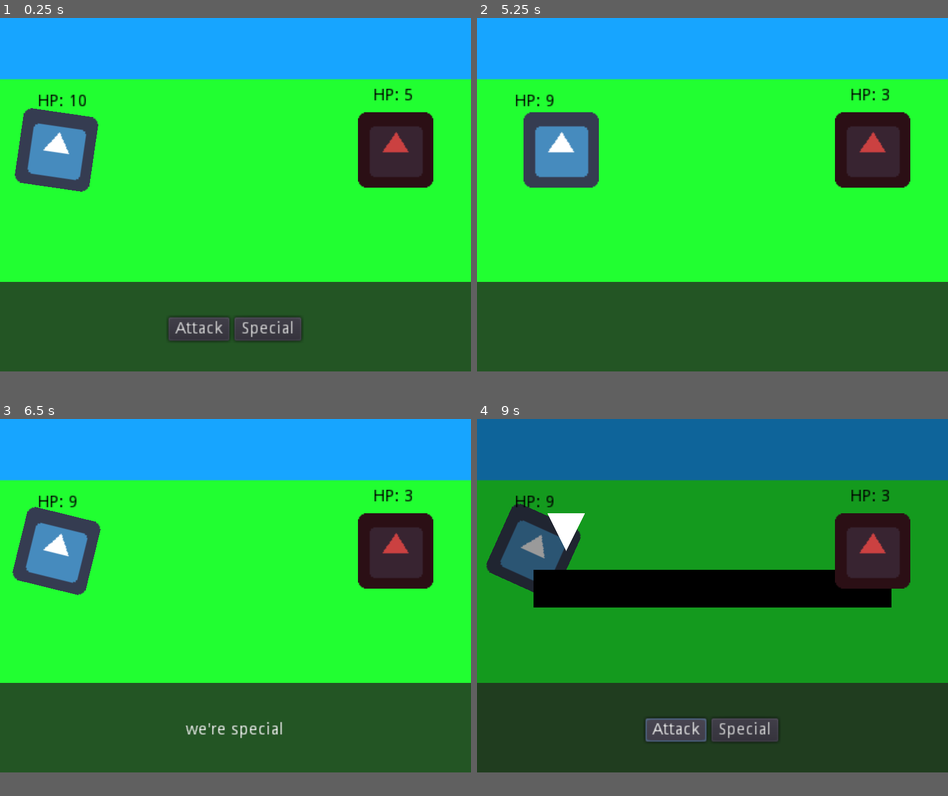
Above: before the commit, frames 1-4 (two rows, left to right).
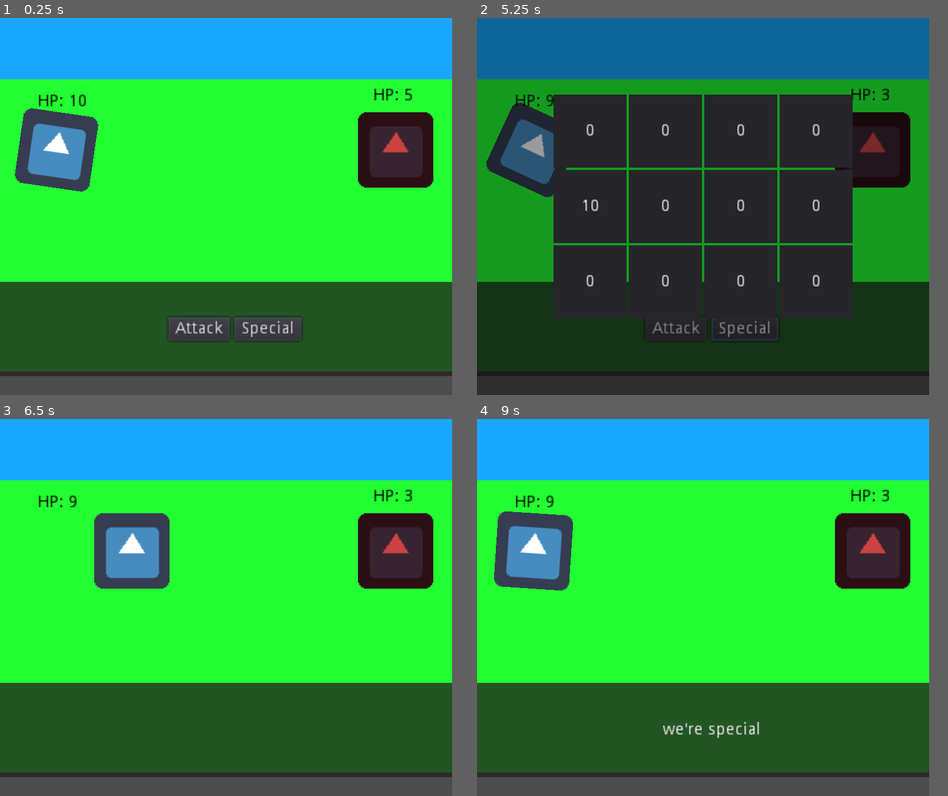
Above: after the commit, the same moments.

Repository: lahoising/GameOff
Game: Godot game, scene res://Battle.tscn
The game is run twice, just before and just after one commit, with the same random seed, the same clock (stepped at 60 frames per second) and the same inputs. The engine's default icon, where the game draws it, is replaced by a stand-in: a white triangle on a blue panel in a dark square.
Inputs (mouse positions are in pixels of both pictures, inside the frame that each line leads up to):
- Up to frame 1 (0.25 s): no input
- Up to frame 2 (5.25 s): click "Attack" at 0.5 s; tap Enter (ui_accept) at 1.25, 1.52, 2.27, 3.77, 4.52 s; hold Space (ui_select) 1.28-2.03 s; tap Space (ui_select) at 2.1, 3.6 s; hold Space (ui_select) 2.78-3.53 s; hold Space (ui_select) 4.28-5 s; click "Special" at 5 s
- Up to frame 3 (6.5 s): tap Space (ui_select) at 5.85 s; tap Enter (ui_accept) at 6.02 s
- Up to frame 4 (9 s): hold Space (ui_select) 6.53-7.28 s; tap Space (ui_select) at 7.35 s; tap Enter (ui_accept) at 7.52, 8.27 s; hold Space (ui_select) 8.03-8.75 s; click (674, 728) at 8.75 s, where only the run before the commit has a clickable "Attack"
In our replay, the window is 800x600 before the commit and 768x640 after it. These sizes can differ from the game's own. Grey fills any space a smaller window leaves; there, only what the larger window draws over its background counts as a difference.

The runs differ from the first frame. In frame 1, 2.8% of the frame differs, in the area x 0-100%, y 0-95%; in frame 2, 89%, in the area x 0-100%, y 0-94%; in frame 3, 9.3%; in frame 4, 69%.

Commit message:
Grid Puzzle

Diff:
--- a/Battle.tscn
+++ b/Battle.tscn
@@ -35,3 +35,11 @@
 sp = 5
 
 [node name="Dialog" parent="." index="3" instance=ExtResource( 5 )]
+
+[node name="Games" type="CanvasLayer" parent="." index="4"]
+
+layer = 1
+offset = Vector2( 0, 0 )
+rotation = 0.0
+scale = Vector2( 1, 1 )
+transform = Transform2D( 1, 0, 0, 1, 0, 0 )
--- /dev/null
+++ b/MapGame.tscn
@@ -0,0 +1,620 @@
+[gd_scene load_steps=2 format=2]
+
+[ext_resource path="res://Scripts/MapGame.gd" type="Script" id=1]
+
+[node name="MapGame" type="Control" index="0"]
+
+pause_mode = 2
+anchor_left = 0.0
+anchor_top = 0.0
+anchor_right = 1.0
+anchor_bottom = 1.0
+rect_pivot_offset = Vector2( 0, 0 )
+rect_clip_content = false
+mouse_filter = 0
+mouse_default_cursor_shape = 0
+size_flags_horizontal = 1
+size_flags_vertical = 1
+script = ExtResource( 1 )
+_sections_unfolded = [ "Pause" ]
+
+[node name="ColorRect" type="ColorRect" parent="." index="0"]
+
+anchor_left = 0.0
+anchor_top = 0.0
+anchor_right = 1.0
+anchor_bottom = 1.0
+rect_pivot_offset = Vector2( 0, 0 )
+rect_clip_content = false
+mouse_filter = 0
+mouse_default_cursor_shape = 0
+size_flags_horizontal = 1
+size_flags_vertical = 1
+color = Color( 0, 0, 0, 0.392157 )
+
+[node name="TileMap" type="TileMap" parent="." index="1"]
+
+mode = 0
+tile_set = null
+cell_size = Vector2( 64, 64 )
+cell_quadrant_size = 16
+cell_custom_transform = Transform2D( 1, 0, 0, 1, 0, 0 )
+cell_half_offset = 2
+cell_tile_origin = 0
+cell_y_sort = false
+cell_clip_uv = false
+collision_use_kinematic = false
+collision_friction = 1.0
+collision_bounce = 0.0
+collision_layer = 1
+collision_mask = 1
+occluder_light_mask = 1
+format = 1
+tile_data = PoolIntArray(  )
+__meta__ = {
+"_edit_lock_": true
+}
+
+[node name="1" type="Label" parent="TileMap" index="0"]
+
+editor/display_folded = true
+anchor_left = 0.0
+anchor_top = 0.0
+anchor_right = 0.0
+anchor_bottom = 0.0
+margin_left = 64.0
+margin_top = 64.0
+margin_right = 128.0
+margin_bottom = 128.0
+rect_pivot_offset = Vector2( 0, 0 )
+rect_clip_content = false
+mouse_filter = 2
+mouse_default_cursor_shape = 0
+size_flags_horizontal = 1
+size_flags_vertical = 4
+text = "1"
+align = 1
+valign = 1
+percent_visible = 1.0
+lines_skipped = 0
+max_lines_visible = -1
+_sections_unfolded = [ "Focus", "Material", "Visibility" ]
+__meta__ = {
+"_edit_group_": true
+}
+
+[node name="Panel" type="Panel" parent="TileMap/1" index="0"]
+
+show_behind_parent = true
+anchor_left = 0.0
+anchor_top = 0.0
+anchor_right = 0.0
+anchor_bottom = 0.0
+margin_left = 1.0
+margin_top = 1.0
+margin_right = 63.0
+margin_bottom = 63.0
+rect_pivot_offset = Vector2( 0, 0 )
+rect_clip_content = false
+mouse_filter = 0
+mouse_default_cursor_shape = 0
+size_flags_horizontal = 1
+size_flags_vertical = 1
+_sections_unfolded = [ "Margin", "Visibility" ]
+
+[node name="2" type="Label" parent="TileMap" index="1"]
+
+editor/display_folded = true
+anchor_left = 0.0
+anchor_top = 0.0
+anchor_right = 0.0
+anchor_bottom = 0.0
+margin_left = 128.0
+margin_top = 64.0
+margin_right = 192.0
+margin_bottom = 128.0
+rect_pivot_offset = Vector2( 0, 0 )
+rect_clip_content = false
+mouse_filter = 2
+mouse_default_cursor_shape = 0
+size_flags_horizontal = 1
+size_flags_vertical = 4
+text = "1"
+align = 1
+valign = 1
+percent_visible = 1.0
+lines_skipped = 0
+max_lines_visible = -1
+_sections_unfolded = [ "Focus", "Material", "Visibility" ]
+__meta__ = {
+"_edit_group_": true
+}
+
+[node name="Panel" type="Panel" parent="TileMap/2" index="0"]
+
+show_behind_parent = true
+anchor_left = 0.0
+anchor_top = 0.0
+anchor_right = 0.0
+anchor_bottom = 0.0
+margin_left = 1.0
+margin_top = 1.0
+margin_right = 63.0
+margin_bottom = 63.0
+rect_pivot_offset = Vector2( 0, 0 )
+rect_clip_content = false
+mouse_filter = 0
+mouse_default_cursor_shape = 0
+size_flags_horizontal = 1
+size_flags_vertical = 1
+_sections_unfolded = [ "Margin", "Visibility" ]
+
+[node name="3" type="Label" parent="TileMap" index="2"]
+
+editor/display_folded = true
+anchor_left = 0.0
+anchor_top = 0.0
+anchor_right = 0.0
+anchor_bottom = 0.0
+margin_left = 192.0
+margin_top = 64.0
+margin_right = 256.0
+margin_bottom = 128.0
+rect_pivot_offset = Vector2( 0, 0 )
+rect_clip_content = false
+mouse_filter = 2
+mouse_default_cursor_shape = 0
+size_flags_horizontal = 1
+size_flags_vertical = 4
+text = "1"
+align = 1
+valign = 1
+percent_visible = 1.0
+lines_skipped = 0
+max_lines_visible = -1
+_sections_unfolded = [ "Focus", "Material", "Visibility" ]
+__meta__ = {
+"_edit_group_": true
+}
+
+[node name="Panel" type="Panel" parent="TileMap/3" index="0"]
+
+show_behind_parent = true
+anchor_left = 0.0
+anchor_top = 0.0
+anchor_right = 0.0
+anchor_bottom = 0.0
+margin_left = 1.0
+margin_top = 1.0
+margin_right = 63.0
+margin_bottom = 63.0
+rect_pivot_offset = Vector2( 0, 0 )
+rect_clip_content = false
+mouse_filter = 0
+mouse_default_cursor_shape = 0
+size_flags_horizontal = 1
+size_flags_vertical = 1
+_sections_unfolded = [ "Margin", "Visibility" ]
+
+[node name="4" type="Label" parent="TileMap" index="3"]
+
+editor/display_folded = true
+anchor_left = 0.0
+anchor_top = 0.0
+anchor_right = 0.0
+anchor_bottom = 0.0
+margin_left = 256.0
+margin_top = 64.0
+margin_right = 320.0
+margin_bottom = 128.0
+rect_pivot_offset = Vector2( 0, 0 )
+rect_clip_content = false
+mouse_filter = 2
+mouse_default_cursor_shape = 0
+size_flags_horizontal = 1
+size_flags_vertical = 4
+text = "1"
+align = 1
+valign = 1
+percent_visible = 1.0
+lines_skipped = 0
+max_lines_visible = -1
+_sections_unfolded = [ "Focus", "Material", "Visibility" ]
+__meta__ = {
+"_edit_group_": true
+}
+
+[node name="Panel" type="Panel" parent="TileMap/4" index="0"]
+
+show_behind_parent = true
+anchor_left = 0.0
+anchor_top = 0.0
+anchor_right = 0.0
+anchor_bottom = 0.0
+margin_left = 1.0
+margin_top = 1.0
+margin_right = 63.0
+margin_bottom = 63.0
+rect_pivot_offset = Vector2( 0, 0 )
+rect_clip_content = false
+mouse_filter = 0
+mouse_default_cursor_shape = 0
+size_flags_horizontal = 1
+size_flags_vertical = 1
+_sections_unfolded = [ "Margin", "Visibility" ]
+
+[node name="5" type="Label" parent="TileMap" index="4"]
+
+editor/display_folded = true
+anchor_left = 0.0
+anchor_top = 0.0
+anchor_right = 0.0
+anchor_bottom = 0.0
+margin_left = 64.0
+margin_top = 128.0
+margin_right = 128.0
+margin_bottom = 192.0
+rect_pivot_offset = Vector2( 0, 0 )
+rect_clip_content = false
+mouse_filter = 2
+mouse_default_cursor_shape = 0
+size_flags_horizontal = 1
+size_flags_vertical = 4
+text = "1"
+align = 1
+valign = 1
+percent_visible = 1.0
+lines_skipped = 0
+max_lines_visible = -1
+_sections_unfolded = [ "Focus", "Material", "Visibility" ]
+__meta__ = {
+"_edit_group_": true
+}
+
+[node name="Panel" type="Panel" parent="TileMap/5" index="0"]
+
+show_behind_parent = true
+anchor_left = 0.0
+anchor_top = 0.0
+anchor_right = 0.0
+anchor_bottom = 0.0
+margin_left = 1.0
+margin_top = 1.0
+margin_right = 63.0
+margin_bottom = 63.0
+rect_pivot_offset = Vector2( 0, 0 )
+rect_clip_content = false
+mouse_filter = 0
+mouse_default_cursor_shape = 0
+size_flags_horizontal = 1
+size_flags_vertical = 1
+_sections_unfolded = [ "Margin", "Visibility" ]
+
+[node name="6" type="Label" parent="TileMap" index="5"]
+
+editor/display_folded = true
+anchor_left = 0.0
+anchor_top = 0.0
+anchor_right = 0.0
+anchor_bottom = 0.0
+margin_left = 128.0
+margin_top = 128.0
+margin_right = 192.0
+margin_bottom = 192.0
+rect_pivot_offset = Vector2( 0, 0 )
+rect_clip_content = false
+mouse_filter = 2
+mouse_default_cursor_shape = 0
+size_flags_horizontal = 1
+size_flags_vertical = 4
+text = "1"
+align = 1
+valign = 1
+percent_visible = 1.0
+lines_skipped = 0
+max_lines_visible = -1
+_sections_unfolded = [ "Focus", "Material", "Visibility" ]
+__meta__ = {
+"_edit_group_": true
+}
+
+[node name="Panel" type="Panel" parent="TileMap/6" index="0"]
+
+show_behind_parent = true
+anchor_left = 0.0
+anchor_top = 0.0
+anchor_right = 0.0
+anchor_bottom = 0.0
+margin_left = 1.0
+margin_top = 1.0
+margin_right = 63.0
+margin_bottom = 63.0
+rect_pivot_offset = Vector2( 0, 0 )
+rect_clip_content = false
+mouse_filter = 0
+mouse_default_cursor_shape = 0
+size_flags_horizontal = 1
+size_flags_vertical = 1
+_sections_unfolded = [ "Margin", "Visibility" ]
+
+[node name="7" type="Label" parent="TileMap" index="6"]
+
+editor/display_folded = true
+anchor_left = 0.0
+anchor_top = 0.0
+anchor_right = 0.0
+anchor_bottom = 0.0
+margin_left = 192.0
+margin_top = 128.0
+margin_right = 256.0
+margin_bottom = 192.0
+rect_pivot_offset = Vector2( 0, 0 )
+rect_clip_content = false
+mouse_filter = 2
+mouse_default_cursor_shape = 0
+size_flags_horizontal = 1
+size_flags_vertical = 4
+text = "1"
+align = 1
+valign = 1
+percent_visible = 1.0
+lines_skipped = 0
+max_lines_visible = -1
+_sections_unfolded = [ "Focus", "Material", "Visibility" ]
+__meta__ = {
+"_edit_group_": true
+}
+
+[node name="Panel" type="Panel" parent="TileMap/7" index="0"]
+
+show_behind_parent = true
+anchor_left = 0.0
+anchor_top = 0.0
+anchor_right = 0.0
+anchor_bottom = 0.0
+margin_left = 1.0
+margin_top = 1.0
+margin_right = 63.0
+margin_bottom = 63.0
+rect_pivot_offset = Vector2( 0, 0 )
+rect_clip_content = false
+mouse_filter = 0
+mouse_default_cursor_shape = 0
+size_flags_horizontal = 1
+size_flags_vertical = 1
+_sections_unfolded = [ "Margin", "Visibility" ]
+
+[node name="8" type="Label" parent="TileMap" index="7"]
+
+editor/display_folded = true
+anchor_left = 0.0
+anchor_top = 0.0
+anchor_right = 0.0
+anchor_bottom = 0.0
+margin_left = 256.0
+margin_top = 128.0
+margin_right = 320.0
+margin_bottom = 192.0
+rect_pivot_offset = Vector2( 0, 0 )
+rect_clip_content = false
+mouse_filter = 2
+mouse_default_cursor_shape = 0
+size_flags_horizontal = 1
+size_flags_vertical = 4
+text = "1"
+align = 1
+valign = 1
+percent_visible = 1.0
+lines_skipped = 0
+max_lines_visible = -1
+_sections_unfolded = [ "Focus", "Material", "Visibility" ]
+__meta__ = {
+"_edit_group_": true
+}
+
+[node name="Panel" type="Panel" parent="TileMap/8" index="0"]
+
+show_behind_parent = true
+anchor_left = 0.0
+anchor_top = 0.0
+anchor_right = 0.0
+anchor_bottom = 0.0
+margin_left = 1.0
+margin_top = 1.0
+margin_right = 63.0
+margin_bottom = 63.0
+rect_pivot_offset = Vector2( 0, 0 )
+rect_clip_content = false
+mouse_filter = 0
+mouse_default_cursor_shape = 0
+size_flags_horizontal = 1
+size_flags_vertical = 1
+_sections_unfolded = [ "Margin", "Visibility" ]
+
+[node name="9" type="Label" parent="TileMap" index="8"]
+
+editor/display_folded = true
+anchor_left = 0.0
+anchor_top = 0.0
+anchor_right = 0.0
+anchor_bottom = 0.0
+margin_left = 64.0
+margin_top = 192.0
+margin_right = 128.0
+margin_bottom = 256.0
+rect_pivot_offset = Vector2( 0, 0 )
+rect_clip_content = false
+mouse_filter = 2
+mouse_default_cursor_shape = 0
+size_flags_horizontal = 1
+size_flags_vertical = 4
+text = "1"
+align = 1
+valign = 1
+percent_visible = 1.0
+lines_skipped = 0
+max_lines_visible = -1
+_sections_unfolded = [ "Focus", "Material", "Visibility" ]
+__meta__ = {
+"_edit_group_": true
+}
+
+[node name="Panel" type="Panel" parent="TileMap/9" index="0"]
+
+show_behind_parent = true
+anchor_left = 0.0
+anchor_top = 0.0
+anchor_right = 0.0
+anchor_bottom = 0.0
+margin_left = 1.0
+margin_top = 1.0
+margin_right = 63.0
+margin_bottom = 63.0
+rect_pivot_offset = Vector2( 0, 0 )
+rect_clip_content = false
+mouse_filter = 0
+mouse_default_cursor_shape = 0
+size_flags_horizontal = 1
+size_flags_vertical = 1
+_sections_unfolded = [ "Margin", "Visibility" ]
+
+[node name="10" type="Label" parent="TileMap" index="9"]
+
+editor/display_folded = true
+anchor_left = 0.0
+anchor_top = 0.0
+anchor_right = 0.0
+anchor_bottom = 0.0
+margin_left = 128.0
+margin_top = 192.0
+margin_right = 192.0
+margin_bottom = 256.0
+rect_pivot_offset = Vector2( 0, 0 )
+rect_clip_content = false
+mouse_filter = 2
+mouse_default_cursor_shape = 0
+size_flags_horizontal = 1
+size_flags_vertical = 4
+text = "1"
+align = 1
+valign = 1
+percent_visible = 1.0
+lines_skipped = 0
+max_lines_visible = -1
+_sections_unfolded = [ "Focus", "Material", "Visibility" ]
+__meta__ = {
+"_edit_group_": true
+}
+
+[node name="Panel" type="Panel" parent="TileMap/10" index="0"]
+
+show_behind_parent = true
+anchor_left = 0.0
+anchor_top = 0.0
+anchor_right = 0.0
+anchor_bottom = 0.0
+margin_left = 1.0
+margin_top = 1.0
+margin_right = 63.0
+margin_bottom = 63.0
+rect_pivot_offset = Vector2( 0, 0 )
+rect_clip_content = false
+mouse_filter = 0
+mouse_default_cursor_shape = 0
+size_flags_horizontal = 1
+size_flags_vertical = 1
+_sections_unfolded = [ "Margin", "Visibility" ]
+
+[node name="11" type="Label" parent="TileMap" index="10"]
+
+editor/display_folded = true
+anchor_left = 0.0
+anchor_top = 0.0
+anchor_right = 0.0
+anchor_bottom = 0.0
+margin_left = 192.0
+margin_top = 192.0
+margin_right = 256.0
+margin_bottom = 256.0
+rect_pivot_offset = Vector2( 0, 0 )
+rect_clip_content = false
+mouse_filter = 2
+mouse_default_cursor_shape = 0
+size_flags_horizontal = 1
+size_flags_vertical = 4
+text = "1"
+align = 1
+valign = 1
+percent_visible = 1.0
+lines_skipped = 0
+max_lines_visible = -1
+_sections_unfolded = [ "Focus", "Material", "Visibility" ]
+__meta__ = {
+"_edit_group_": true
+}
+
+[node name="Panel" type="Panel" parent="TileMap/11" index="0"]
+
+show_behind_parent = true
+anchor_left = 0.0
+anchor_top = 0.0
+anchor_right = 0.0
+anchor_bottom = 0.0
+margin_left = 1.0
+margin_top = 1.0
+margin_right = 63.0
+margin_bottom = 63.0
+rect_pivot_offset = Vector2( 0, 0 )
+rect_clip_content = false
+mouse_filter = 0
+mouse_default_cursor_shape = 0
+size_flags_horizontal = 1
+size_flags_vertical = 1
+_sections_unfolded = [ "Margin", "Visibility" ]
+
+[node name="12" type="Label" parent="TileMap" index="11"]
+
+editor/display_folded = true
+anchor_left = 0.0
+anchor_top = 0.0
+anchor_right = 0.0
+anchor_bottom = 0.0
+margin_left = 256.0
+margin_top = 192.0
+margin_right = 320.0
+margin_bottom = 256.0
+rect_pivot_offset = Vector2( 0, 0 )
+rect_clip_content = false
+mouse_filter = 2
+mouse_default_cursor_shape = 0
+size_flags_horizontal = 1
+size_flags_vertical = 4
+text = "1"
+align = 1
+valign = 1
+percent_visible = 1.0
+lines_skipped = 0
+max_lines_visible = -1
+_sections_unfolded = [ "Focus", "Material", "Visibility" ]
+__meta__ = {
+"_edit_group_": true
+}
+
+[node name="Panel" type="Panel" parent="TileMap/12" index="0"]
+
+show_behind_parent = true
+anchor_left = 0.0
+anchor_top = 0.0
+anchor_right = 0.0
+anchor_bottom = 0.0
+margin_left = 1.0
+margin_top = 1.0
+margin_right = 63.0
+margin_bottom = 63.0
+rect_pivot_offset = Vector2( 0, 0 )
+rect_clip_content = false
+mouse_filter = 0
+mouse_default_cursor_shape = 0
+size_flags_horizontal = 1
+size_flags_vertical = 1
+_sections_unfolded = [ "Margin", "Visibility" ]
--- a/Precission.tscn
+++ b/Precission.tscn
@@ -126,7 +126,7 @@
 "values": [ Vector2( 1, 1 ) ]
 }
 
-[node name="Precission" type="Node2D" index="0"]
+[node name="Precission" type="Node2D"]
 
 pause_mode = 2
 script = ExtResource( 1 )
--- a/Scripts/Battle.gd
+++ b/Scripts/Battle.gd
@@ -20,7 +20,7 @@
 	enemy.prompt = prompt
 	currState = battleStates.PLAYERSELECT
 	print("state: " + str(currState))
-	get_node("Dialog/PanelContainer/Container/HBoxContainer/Special").connect("pressed", player, "special", [enemy])
+	get_node("Dialog/PanelContainer/Container/HBoxContainer/Special").connect("pressed", player, "specialplay", [enemy])
 	get_node("Dialog/PanelContainer/Container/HBoxContainer/Attack").connect("pressed", get_node("Player"), "attacking", [get_node("Enemy"), player.attck])
 
 func nextState():
--- /dev/null
+++ b/Scripts/MapGame.gd
@@ -0,0 +1,82 @@
+extends Control
+
+var table = []
+var rows = 3
+var cols = 4
+var target
+
+func _ready():
+
+	var solution = []
+	var row = -1
+	var col = -1
+	for i in range(rows):
+		solution.append([])
+		table.append([])
+		for j in range(cols):
+			solution[i].append(0)
+			table[i].append(0)
+
+	while true:
+		var i = randi()%rows
+		var j = randi()%cols
+		var val = randi()%(rows*cols)+1
+		solution[i][j] = val
+		if val == 1:
+			row = i
+			col = j
+		if solve(solution, row, col, 1):
+			table[i][j] = val
+			break
+	print(solution)
+	var num = 0
+	for i in range(rows):
+		for j in range(cols):
+			$TileMap.get_children()[i*cols+j].text = str(table[i][j])
+
+	get_tree().paused = true
+
+func _input(event):
+	if event.is_action_pressed("ui_select"):
+		get_parent().get_parent().get_node("Player").special(target)
+		get_tree().paused = false
+		queue_free()
+
+func solve(t, row, col, c):
+	if row == -1 and col == -1:
+		for i in range(rows):
+			for j in range(cols):
+				if t[i][j] == 0:
+					if solve(t, i, j, c):
+						return true
+		return false
+
+	t[row][col] = c
+	if c == rows*cols:
+		return true
+
+	if row < rows-1 and t[row+1][col] == c+1 and solve(t, row+1, col, c+1):
+		return true
+	elif row > 0 and t[row-1][col] == c+1 and solve(t, row-1, col, c+1):
+		return true
+	elif col < cols-1 and t[row][col+1] == c+1 and solve(t, row, col+1, c+1):
+		return true
+	elif col > 0 and t[row][col-1] == c+1 and solve(t, row, col-1, c+1):
+		return true
+
+	for i in range(rows):
+		for j in range(cols):
+			if row != i and col != j and t[i][j] == c:
+				return false
+
+	if col > 0 and t[row][col-1] == 0 and solve(t, row, col-1, c+1):
+		return true
+	elif row > 0 and t[row-1][col] == 0 and solve(t, row-1, col, c+1):
+		return true
+	elif col < cols-1 and t[row][col+1] == 0 and solve(t, row, col+1, c+1):
+		return true
+	elif row < rows-1 and t[row+1][col] == 0 and solve(t, row+1, col, c+1):
+		return true
+
+	t[row][col] = 0
+	return false
--- a/Scripts/Player.gd
+++ b/Scripts/Player.gd
@@ -2,6 +2,7 @@
 
 onready var hpLabel = get_node("Label")
 const PRES = preload("res://Precission.tscn")
+const MAPGAME = preload("res://MapGame.tscn")
 
 func _process(delta):
 	hpLabel.text = "HP: "+str(hp)
@@ -9,15 +10,18 @@
 func attacking(target, power):
 	get_node("AnimationPlayer").play("PlayerAttack")
 	var pres = PRES.instance()
-	add_child(pres)
+	get_parent().get_node("Games").add_child(pres)
 	pres.global_position = Vector2(0,0)
 	pres.target = target
 	pres.power = power
 	pres.get_node("AnimationPlayer").play("PointerMove")
 
-func special(target):
+func specialplay(target):
 	get_node("AnimationPlayer").play("PlayerAttack")
-	.special(target)
+	var game = MAPGAME.instance()
+	get_parent().get_node("Games").add_child(game)
+	game.rect_global_position = Vector2(0,0)
+	game.target = target
 
 func endAnimation():
 	get_node("AnimationPlayer").play("PlayerIdle")
--- a/Scripts/Precission.gd
+++ b/Scripts/Precission.gd
@@ -12,7 +12,7 @@
 	if event.is_action_pressed("ui_select"):
 		get_node("AnimationPlayer").stop()
 		$AnimationPlayer.play("PointerStart")
-		get_parent().attack(target, power*getPoint())
+		get_parent().get_parent().get_node("Player").attack(target, power*getPoint())
 		get_tree().paused = false
 		queue_free()
 
--- a/Scripts/Unit.gd
+++ b/Scripts/Unit.gd
@@ -28,9 +28,11 @@
 	if damage > 0:
 		hp -= damage
 		prompt.messages.append("the target took "+str(damage)+" damage")
-	else:
+	elif power > 0:
 		hp -= 1
 		prompt.messages.append("the target took 1 damage")
+	else:
+		prompt.messages.append("You're too weak to attack")
 
 	if (hp < 0):
 			hp = 0
--- a/project.godot
+++ b/project.godot
@@ -16,13 +16,14 @@
 
 [display]
 
-window/size/width=400
-window/size/height=300
-window/size/test_width=800
-window/size/test_height=600
+window/size/width=384
+window/size/height=320
+window/size/test_width=768
+window/size/test_height=640
 window/stretch/mode="2d"
 window/stretch/aspect="expand"
 
 [rendering]
 
+quality/intended_usage/framebuffer_allocation=0
 environment/default_environment="res://default_env.tres"
